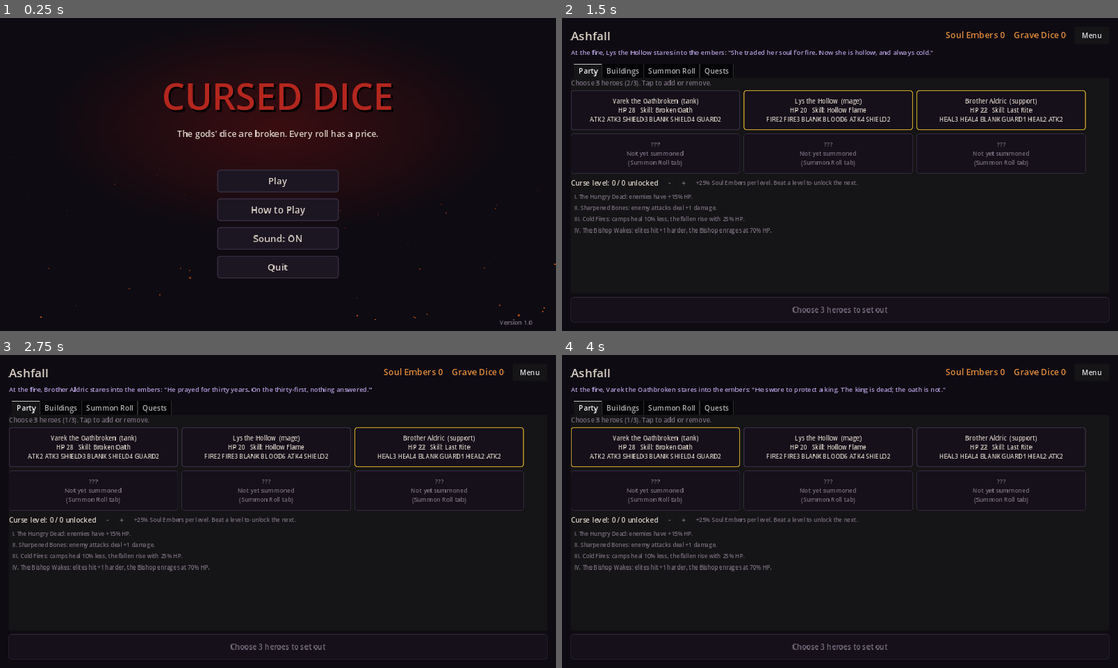
Above: before the commit, frames 1-4 (two rows, left to right).
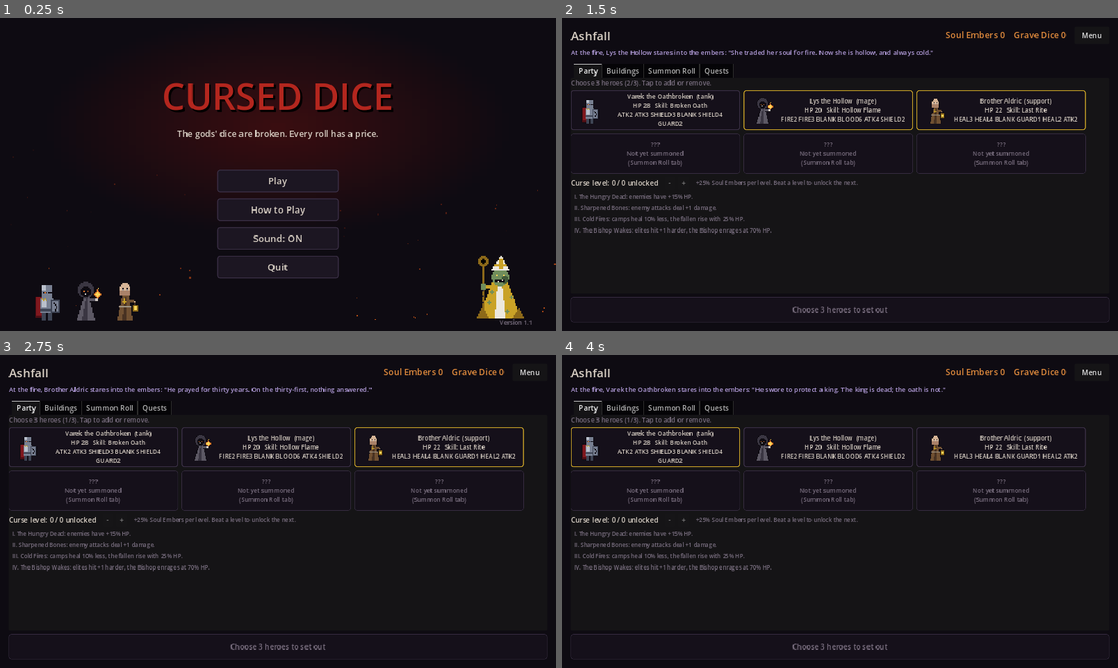
Above: after the commit, the same moments.

Repository: Mellowjelly/The-Curse-dice
Game: Godot game, scene res://scenes/title.tscn
Same seed, same stepped clock (60 frames per second), same inputs: the game is played once before the commit and once after it.
Inputs:
- Up to frame 1 (0.25 s): no input
- Up to frame 2 (1.5 s): click "Play" at 0.5 s; click "Varek the Oathbroken (tank) H…" at 1.25 s
- Up to frame 3 (2.75 s): click "Lys the Hollow (mage) HP 20 S…" at 2 s
- Up to frame 4 (4 s): click "Brother Aldric (support) HP 2…" at 2.75 s; click "Varek the Oathbroken (tank) H…" at 3.5 s

The runs differ from the first frame. In frame 1, 1.8% of the frame differs, in the area x 6-96%, y 76-98%; in frame 2, 2.4%, in the area x 3-93%, y 24-35%; in frame 3, 2.4%; in frame 4, 2.4%.

Commit message:
v1.1: pixel-art sprites for every character with idle, attack, hurt, death and enrage animations
Co-Authored-By: Claude Opus 5.5 <noreply@anthropic.com>
Claude-Session: https://claude.ai/code/session_0169VuctPZAUADTBsUJ2z3YB

Diff:
--- a/project.godot
+++ b/project.godot
@@ -6,7 +6,7 @@
 [application]
 
 config/name="Cursed Dice"
-config/version="1.0.0"
+config/version="1.1.0"
 config/description="Dark fantasy dice adventure (prototype)"
 run/main_scene="res://scenes/title.tscn"
 config/features=PackedStringArray("4.3", "GL Compatibility")
--- a/scripts/core/combat.gd
+++ b/scripts/core/combat.gd
@@ -13,6 +13,7 @@
 signal battle_ended(victory: bool)
 signal damaged(unit: Dictionary, amount: int, blocked: int)  # for floating numbers in the UI
 signal phase_changed(unit: Dictionary, text: String)          # boss second phase
+signal acted(unit: Dictionary)                                # a hero or monster takes its action (for animation)
 
 const REROLLS_PER_TURN := 2
 const MAX_FATE := 5
@@ -396,6 +397,8 @@
 
 func _apply_hero_face(h: Dictionary, face: Dictionary, value: int) -> void:
 	var who := short_name(h)
+	if face["type"] != "blank":
+		acted.emit(h)
 	match face["type"]:
 		"attack":
 			var t := _get_target()
@@ -515,6 +518,8 @@
 			continue
 		var face := current_face(m)
 		var v := int(face["value"])
+		if face["type"] != "blank":
+			acted.emit(m)
 		match face["type"]:
 			"attack":
 				var t: int = m["target"]
--- a/scripts/ui/combat_view.gd
+++ b/scripts/ui/combat_view.gd
@@ -8,6 +8,11 @@
 const Combat = preload("res://scripts/core/combat.gd")
 const UI = preload("res://scripts/ui/ui_kit.gd")
 const Sfx = preload("res://scripts/ui/sfx.gd")
+const UnitSprite = preload("res://scripts/ui/unit_sprite.gd")
+
+const FX_STEP := 0.2        # seconds between animated actions in a turn
+const HERO_SPRITE := 64
+const MONSTER_SPRITE := 96
 
 const ROLL_ANIM_TIME := 0.35
 
@@ -37,8 +42,10 @@
 var _rolling := 0.0
 var _last_round := -1
 var _last_rerolls := -1
-var _pending_numbers: Array = []
+var _pending_numbers: Array = []  # queued visual events: ["act", unit] or ["hit", unit, amount, blocked]
+var _sprites := {}                 # "h0"/"m1" -> UnitSprite (kept alive across card rebuilds)
 var _anim_rng := RandomNumberGenerator.new()
+var _death_delay := 0.0
 
 
 func _ready() -> void:
@@ -50,7 +57,7 @@
 	if combat != null:
 		for pair in [[combat.log_added, _on_log], [combat.state_changed, _refresh],
 				[combat.battle_ended, _on_battle_ended], [combat.damaged, _on_damaged],
-				[combat.phase_changed, _on_phase_changed]]:
+				[combat.phase_changed, _on_phase_changed], [combat.acted, _on_acted]]:
 			if pair[0].is_connected(pair[1]):
 				pair[0].disconnect(pair[1])
 	combat = c
@@ -60,6 +67,11 @@
 	combat.battle_ended.connect(_on_battle_ended)
 	combat.damaged.connect(_on_damaged)
 	combat.phase_changed.connect(_on_phase_changed)
+	combat.acted.connect(_on_acted)
+	for sp in _sprites.values():
+		sp.queue_free()
+	_sprites.clear()
+	_pending_numbers.clear()
 	_overlay.hide()
 	_banner.modulate.a = 0.0
 	_last_round = -1
@@ -206,13 +218,20 @@
 
 
 func _on_damaged(unit: Dictionary, amount: int, blocked: int) -> void:
-	if _pending_numbers.is_empty():
+	if not _pending_numbers.any(func(e): return e[0] == "hit"):
 		Sfx.play(self, "hit", -10.0)
-	_pending_numbers.append([unit, amount, blocked])
-
-
-func _on_phase_changed(_unit: Dictionary, text: String) -> void:
+	_pending_numbers.append(["hit", unit, amount, blocked])
+
+
+func _on_acted(unit: Dictionary) -> void:
+	_pending_numbers.append(["act", unit])
+
+
+func _on_phase_changed(unit: Dictionary, text: String) -> void:
 	Sfx.play(self, "phase", 0.0)
+	var sp = _sprites.get(_uid(unit))
+	if sp != null and ResourceLoader.exists("res://assets/sprites/%s_enraged.png" % unit["id"]):
+		sp.enrage("%s_enraged" % unit["id"])
 	_show_banner(text)
 
 
@@ -254,17 +273,25 @@
 	var delay := 0.0
 	var per_unit := {}
 	for item in _pending_numbers:
-		var key := _uid(item[0])
+		var key := _uid(item[1])
 		if key == "":
 			continue
+		var sp = _sprites.get(key)
+		if item[0] == "act":
+			if sp != null:
+				sp.attack(delay)
+			delay += FX_STEP
+			continue
+		if sp != null:
+			sp.hurt(delay + 0.08)
 		# Place by slot in the row (cards may have just been rebuilt and not laid out yet).
 		var is_hero := key.begins_with("h")
 		var row: Control = _hero_row if is_hero else _monster_row
 		var count: int = combat.heroes.size() if is_hero else combat.monsters.size()
 		var slot := int(key.substr(1))
 		var slot_w: float = row.size.x / float(max(count, 1))
-		var text := "-%d" % item[1] if item[1] > 0 else "blocked"
-		var l := UI.label(text, 30, UI.BLOOD if item[1] > 0 else Color("#7fa7d1"))
+		var text := "-%d" % item[2] if item[2] > 0 else "blocked"
+		var l := UI.label(text, 30, UI.BLOOD if item[2] > 0 else Color("#7fa7d1"))
 		l.add_theme_color_override("font_shadow_color", Color.BLACK)
 		l.add_theme_constant_override("shadow_offset_x", 2)
 		l.add_theme_constant_override("shadow_offset_y", 2)
@@ -274,6 +301,8 @@
 		per_unit[key] = nth + 1
 		# Several hits on one unit fan out side by side instead of overlapping.
 		var start := row.global_position + Vector2(slot_w * (slot + 0.5) - 30 + nth * 46, 40 - nth * 6)
+		if sp != null and sp.is_inside_tree() and sp.size.x > 0:
+			start = sp.global_position + Vector2(sp.size.x * 0.5 - 16 + nth * 40, -6 - nth * 6)
 		l.global_position = start
 		l.modulate.a = 0.0
 		var tw := create_tween()
@@ -282,7 +311,7 @@
 		tw.parallel().tween_property(l, "global_position", start + Vector2(0, -50), 0.9)
 		tw.tween_property(l, "modulate:a", 0.0, 0.3)
 		tw.tween_callback(l.queue_free)
-		delay += 0.12
+		delay += FX_STEP * 0.6
 	_pending_numbers.clear()
 
 
@@ -339,6 +368,11 @@
 
 	_cards.clear()
 	_die_buttons.clear()
+	for sp in _sprites.values():
+		if sp.get_parent() != null:
+			sp.get_parent().remove_child(sp)
+	# Deaths play after this turn's queued attacks and hits.
+	_death_delay = _pending_numbers.size() * FX_STEP * 0.8 + 0.2
 	for c in _monster_row.get_children():
 		c.queue_free()
 	for i in combat.monsters.size():
@@ -353,6 +387,24 @@
 		_hero_row.add_child(card)
 
 
+func _sprite_row(key: String, u: Dictionary, info: Control, is_hero: bool) -> Control:
+	var sp = _sprites.get(key)
+	if sp == null:
+		var id: String = u["id"] + ("_enraged" if u.get("phased", false) and ResourceLoader.exists("res://assets/sprites/%s_enraged.png" % u["id"]) else "")
+		var px := HERO_SPRITE if is_hero else (144 if u.get("boss", false) else MONSTER_SPRITE)
+		sp = UnitSprite.create(id, px, not is_hero)
+		_sprites[key] = sp
+		if not Combat.is_alive(u):
+			sp.set_dead(true)
+	sp.set_dead(not Combat.is_alive(u), _death_delay)
+	var row := HBoxContainer.new()
+	row.add_theme_constant_override("separation", 8)
+	row.add_child(sp)
+	info.size_flags_horizontal = Control.SIZE_EXPAND_FILL
+	row.add_child(info)
+	return row
+
+
 func _status_text(u: Dictionary) -> String:
 	var parts: Array[String] = []
 	if u["shield"] > 0:
@@ -368,15 +420,20 @@
 	var border := UI.BLOOD if targeted else (Color("#8a1f4a") if m.get("boss", false) else UI.BORDER)
 	var panel := UI.panel(border, 3 if targeted else 1)
 	panel.size_flags_horizontal = Control.SIZE_EXPAND_FILL
-	panel.modulate.a = 1.0 if alive else 0.35
+	panel.modulate.a = 1.0 if alive else 0.6
+	var outer := VBoxContainer.new()
+	panel.add_child(outer)
 	var box := VBoxContainer.new()
-	panel.add_child(box)
+	outer.add_child(_sprite_row("m%d" % index, m, box, false))
 	var name_text: String = ("[BOSS] " if m["boss"] else "") + m["name"]
 	if m.get("phased", false):
 		name_text += "  (enraged)"
-	box.add_child(UI.label(name_text, 18))
+	var nl := UI.label(name_text, 17)
+	nl.clip_text = true
+	box.add_child(nl)
 	box.add_child(UI.hp_bar(m["hp"], m["max_hp"]))
 	box.add_child(UI.label(_status_text(m), 14, UI.DIM))
+	box = outer
 	if alive:
 		var face := Combat.current_face(m)
 		box.add_child(UI.label("Intent: " + combat.intent_text(m), 17, UI.FACE_COLORS[face["type"]].lightened(0.4)))
@@ -392,13 +449,17 @@
 	var alive := Combat.is_alive(h)
 	var panel := UI.panel(UI.GOLD if h["locked"] else UI.BORDER, 3 if h["locked"] else 1)
 	panel.size_flags_horizontal = Control.SIZE_EXPAND_FILL
-	panel.modulate.a = 1.0 if alive else 0.35
+	panel.modulate.a = 1.0 if alive else 0.6
 	var box := VBoxContainer.new()
 	box.add_theme_constant_override("separation", 4)
 	panel.add_child(box)
-	box.add_child(UI.label(h["name"], 17))
-	box.add_child(UI.hp_bar(h["hp"], h["max_hp"]))
-	box.add_child(UI.label(_status_text(h), 14, UI.DIM))
+	var info := VBoxContainer.new()
+	var nl := UI.label(h["name"], 16)
+	nl.clip_text = true
+	info.add_child(nl)
+	info.add_child(UI.hp_bar(h["hp"], h["max_hp"]))
+	info.add_child(UI.label(_status_text(h), 14, UI.DIM))
+	box.add_child(_sprite_row("h%d" % index, h, info, true))
 	if not alive:
 		box.add_child(UI.label("Fallen", 18, UI.DIM))
 		return panel
--- a/scripts/ui/game_screen.gd
+++ b/scripts/ui/game_screen.gd
@@ -10,6 +10,7 @@
 const Profile = preload("res://scripts/core/profile.gd")
 const TownScreen = preload("res://scripts/ui/town_screen.gd")
 const Sfx = preload("res://scripts/ui/sfx.gd")
+const UnitSprite = preload("res://scripts/ui/unit_sprite.gd")
 
 const TOWN_SCENE := "res://scenes/town.tscn"
 
@@ -227,8 +228,15 @@
 	for c in _party_box.get_children():
 		c.queue_free()
 	for h in run.heroes:
+		var holder := HBoxContainer.new()
+		holder.size_flags_horizontal = Control.SIZE_EXPAND_FILL
+		var sp := UnitSprite.create(h["id"], 64, false)
+		if not Combat.is_alive(h):
+			sp.set_dead(true)
+		holder.add_child(sp)
 		var card := VBoxContainer.new()
 		card.size_flags_horizontal = Control.SIZE_EXPAND_FILL
+		holder.add_child(card)
 		card.add_theme_constant_override("separation", 4)
 		var alive := Combat.is_alive(h)
 		card.add_child(UI.label(h["name"] + ("" if alive else "  (fallen)"), 15, UI.TEXT if alive else UI.DIM))
@@ -238,7 +246,7 @@
 		var w: Dictionary = h.get("weapon", {})
 		card.add_child(UI.label("Weapon: " + (w["name"] if not w.is_empty() else "bare hands"), 12,
 			UI.BLOOD if w.get("rarity", "") == "cursed" else UI.DIM))
-		_party_box.add_child(card)
+		_party_box.add_child(holder)
 
 
 func _refresh_actions() -> void:
--- a/scripts/ui/title_screen.gd
+++ b/scripts/ui/title_screen.gd
@@ -95,9 +95,21 @@
 	if OS.get_name() != "Web":
 		box.add_child(_menu_button("Quit", func(): get_tree().quit()))
 
-	var version := _label("Version 1.0", 14, COL_DIM)
+	var version := _label("Version 1.1", 14, COL_DIM)
 	version.position = Vector2(1150, 690)
 	add_child(version)
+
+	# The heroes face the Bishop across the bottom of the screen.
+	var US = load("res://scripts/ui/unit_sprite.gd")
+	var x := 60
+	for id in ["varek", "lys", "aldric"]:
+		var sp: Control = US.create(id, 96, false)
+		sp.position = Vector2(x, 600)
+		add_child(sp)
+		x += 90
+	var boss: Control = US.create("rotting_bishop", 144, true)
+	boss.position = Vector2(1080, 548)
+	add_child(boss)
 
 	_help = _build_help()
 	add_child(_help)
--- a/scripts/ui/town_screen.gd
+++ b/scripts/ui/town_screen.gd
@@ -145,6 +145,10 @@
 			" ".join(h["faces"].map(UI.face_short))] if owned else "???\nNot yet summoned\n(Summon Roll tab)"
 		var b := UI.choice_button(text, func(): _toggle_party(id), UI.GOLD if chosen else UI.BORDER, owned)
 		b.custom_minimum_size = Vector2(390, 92)
+		if owned:
+			b.icon = load("res://scripts/ui/unit_sprite.gd").portrait(id)
+			b.expand_icon = true
+			b.add_theme_constant_override("icon_max_width", 64)
 		b.add_theme_font_size_override("font_size", 14)
 		grid.add_child(b)
 	# Curse level (opt-in difficulty).
--- /dev/null
+++ b/scripts/ui/unit_sprite.gd
@@ -0,0 +1,157 @@
+extends Control
+## An animated character sprite for the UI.
+## Sprite sheets live in res://assets/sprites/<id>.png as 3 square frames: idle A, idle B, attack.
+## (Drawn by tools/make_sprites.py; replace the PNG with real art of the same layout any time.)
+##
+## Animations: idle breathing, attack lunge, hurt flash + shake, death, revive, enrage.
+
+const FRAME_IDLE_A := 0
+const FRAME_IDLE_B := 1
+const FRAME_ATTACK := 2
+
+var sprite_id := ""
+var facing := 1          # 1 = faces right (heroes), -1 = faces left (monsters)
+var dead := false
+var _sprite: AnimatedSprite2D
+var _base_pos := Vector2.ZERO
+var _fx: Tween
+
+
+## size_px: on-screen box size. Frames are scaled by whole numbers to stay crisp.
+static func create(id: String, size_px: int, face_left: bool) -> Control:
+	var s = load("res://scripts/ui/unit_sprite.gd").new()
+	s.custom_minimum_size = Vector2(size_px, size_px)
+	s.mouse_filter = Control.MOUSE_FILTER_IGNORE
+	s.facing = -1 if face_left else 1
+	s._setup(id, size_px)
+	return s
+
+
+static func frames_for(id: String) -> SpriteFrames:
+	var path := "res://assets/sprites/%s.png" % id
+	if not ResourceLoader.exists(path):
+		return null
+	var tex: Texture2D = load(path)
+	var h := tex.get_height()
+	var sf := SpriteFrames.new()
+	sf.add_animation("idle")
+	sf.set_animation_speed("idle", 2.0)
+	sf.add_animation("attack")
+	sf.set_animation_loop("attack", false)
+	for i in 3:
+		var at := AtlasTexture.new()
+		at.atlas = tex
+		at.region = Rect2(i * h, 0, h, h)
+		if i < 2:
+			sf.add_frame("idle", at)
+		else:
+			sf.add_frame("attack", at)
+	sf.remove_animation("default")
+	return sf
+
+
+## First idle frame as a plain texture (for buttons and icons).
+static func portrait(id: String) -> Texture2D:
+	var path := "res://assets/sprites/%s.png" % id
+	if not ResourceLoader.exists(path):
+		return null
+	var tex: Texture2D = load(path)
+	var at := AtlasTexture.new()
+	at.atlas = tex
+	at.region = Rect2(0, 0, tex.get_height(), tex.get_height())
+	return at
+
+
+func _setup(id: String, size_px: int) -> void:
+	sprite_id = id
+	_sprite = AnimatedSprite2D.new()
+	_sprite.texture_filter = CanvasItem.TEXTURE_FILTER_NEAREST
+	add_child(_sprite)
+	set_texture_id(id, size_px)
+
+
+func set_texture_id(id: String, size_px: int = -1) -> void:
+	var sf := frames_for(id)
+	if sf == null:
+		return
+	sprite_id = id
+	if size_px < 0:
+		size_px = int(custom_minimum_size.x)
+	var h: int = sf.get_frame_texture("idle", 0).get_height()
+	var scale_i: int = max(1, size_px / h)
+	_sprite.sprite_frames = sf
+	_sprite.scale = Vector2(scale_i * facing, scale_i)
+	_base_pos = Vector2(size_px / 2.0, size_px / 2.0)
+	_sprite.position = _base_pos
+	_sprite.speed_scale = randf_range(0.85, 1.15)  # so a row of enemies does not breathe in sync
+	_sprite.play("idle")
+	_sprite.frame = randi() % 2
+
+
+func _kill_fx() -> void:
+	if _fx != null and _fx.is_valid():
+		_fx.kill()
+	_sprite.position = _base_pos
+	_sprite.rotation = 0.0
+
+
+## Lunge toward the enemy side, showing the attack frame.
+func attack(delay: float = 0.0) -> void:
+	if dead:
+		return
+	_kill_fx()
+	_fx = create_tween()
+	_fx.tween_interval(delay)
+	_fx.tween_callback(func(): _sprite.play("attack"))
+	_fx.tween_property(_sprite, "position", _base_pos + Vector2(14 * facing, -4), 0.09).set_trans(Tween.TRANS_QUAD)
+	_fx.tween_property(_sprite, "position", _base_pos, 0.16)
+	_fx.tween_callback(func(): if not dead: _sprite.play("idle"))
+
+
+## White flash and a short shake.
+func hurt(delay: float = 0.0) -> void:
+	if dead:
+		return
+	var tw := create_tween()
+	tw.tween_interval(delay)
+	tw.tween_property(_sprite, "modulate", Color(3.0, 3.0, 3.0), 0.03)
+	tw.tween_property(_sprite, "modulate", Color(1.4, 0.5, 0.5), 0.08)
+	tw.tween_property(_sprite, "modulate", Color.WHITE, 0.15)
+	var sh := create_tween()
+	sh.tween_interval(delay)
+	for i in 4:
+		sh.tween_property(_sprite, "position", _base_pos + Vector2(3 if i % 2 == 0 else -3, 0), 0.03)
+	sh.tween_property(_sprite, "position", _base_pos, 0.03)
+
+
+## Sinks and fades. Call with the unit's alive state after every refresh.
+func set_dead(is_dead: bool, delay: float = 0.0) -> void:
+	if is_dead == dead:
+		return
+	dead = is_dead
+	_kill_fx()
+	_fx = create_tween()
+	_fx.tween_interval(delay)
+	if dead:
+		_fx.tween_callback(func(): _sprite.stop())
+		_fx.tween_property(_sprite, "modulate", Color(0.6, 0.2, 0.2, 1.0), 0.1)
+		_fx.parallel().tween_property(_sprite, "rotation", deg_to_rad(-80.0 * facing), 0.35)
+		_fx.parallel().tween_property(_sprite, "position", _base_pos + Vector2(0, 16), 0.35)
+		_fx.tween_property(_sprite, "modulate", Color(0.3, 0.3, 0.35, 0.35), 0.4)
+	else:
+		_fx.tween_property(_sprite, "modulate", Color(2.0, 2.0, 1.5), 0.2)
+		_fx.parallel().tween_property(_sprite, "rotation", 0.0, 0.2)
+		_fx.parallel().tween_property(_sprite, "position", _base_pos, 0.2)
+		_fx.tween_property(_sprite, "modulate", Color.WHITE, 0.3)
+		_fx.tween_callback(func(): _sprite.play("idle"))
+
+
+## Boss phase 2: swap to the enraged sheet with a violent shake.
+func enrage(new_id: String) -> void:
+	_kill_fx()
+	_fx = create_tween()
+	for i in 10:
+		_fx.tween_property(_sprite, "position", _base_pos + Vector2(randf_range(-5, 5), randf_range(-3, 3)), 0.04)
+	_fx.tween_callback(func(): set_texture_id(new_id))
+	_fx.tween_property(_sprite, "modulate", Color(2.5, 0.6, 0.6), 0.1)
+	_fx.tween_property(_sprite, "modulate", Color.WHITE, 0.5)
Binary file added: assets/sprites/aldric.png
Not shown, added: assets/sprites/aldric.png.import
Binary file added: assets/sprites/bone_colossus.png
Not shown, added: assets/sprites/bone_colossus.png.import
Binary file added: assets/sprites/bone_hound.png
Not shown, added: assets/sprites/bone_hound.png.import
Binary file added: assets/sprites/cultist.png
Not shown, added: assets/sprites/cultist.png.import
Binary file added: assets/sprites/ghoul.png
Not shown, added: assets/sprites/ghoul.png.import
Binary file added: assets/sprites/grave_knight.png
Not shown, added: assets/sprites/grave_knight.png.import
(and 29 more such lines)
